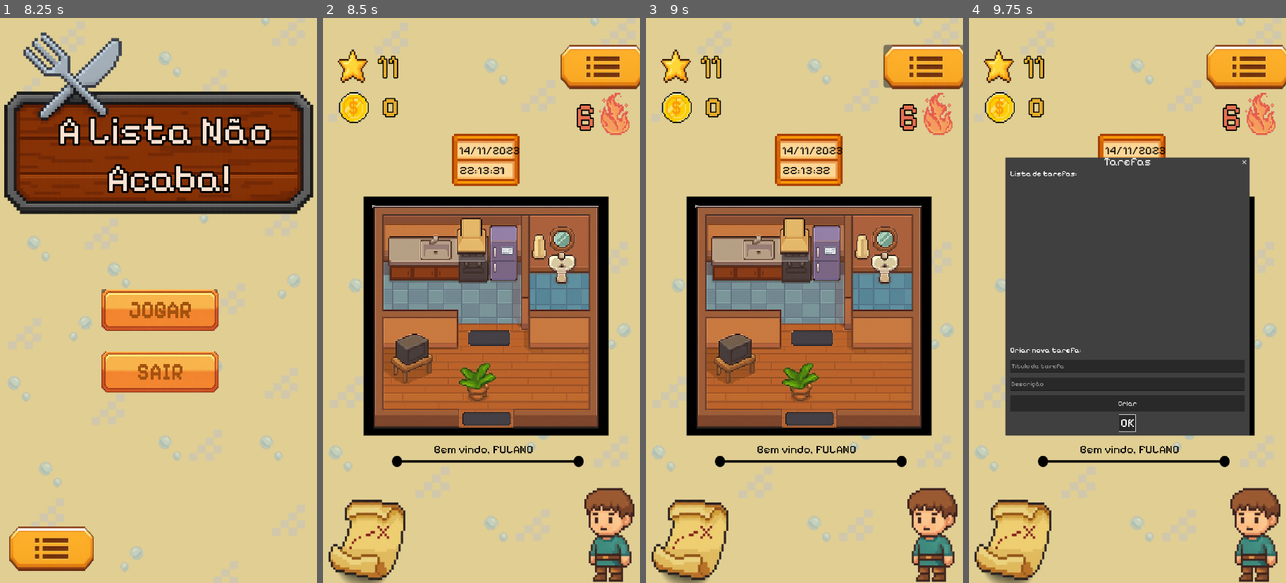
Above: before the commit, frames 1-4 (left to right).
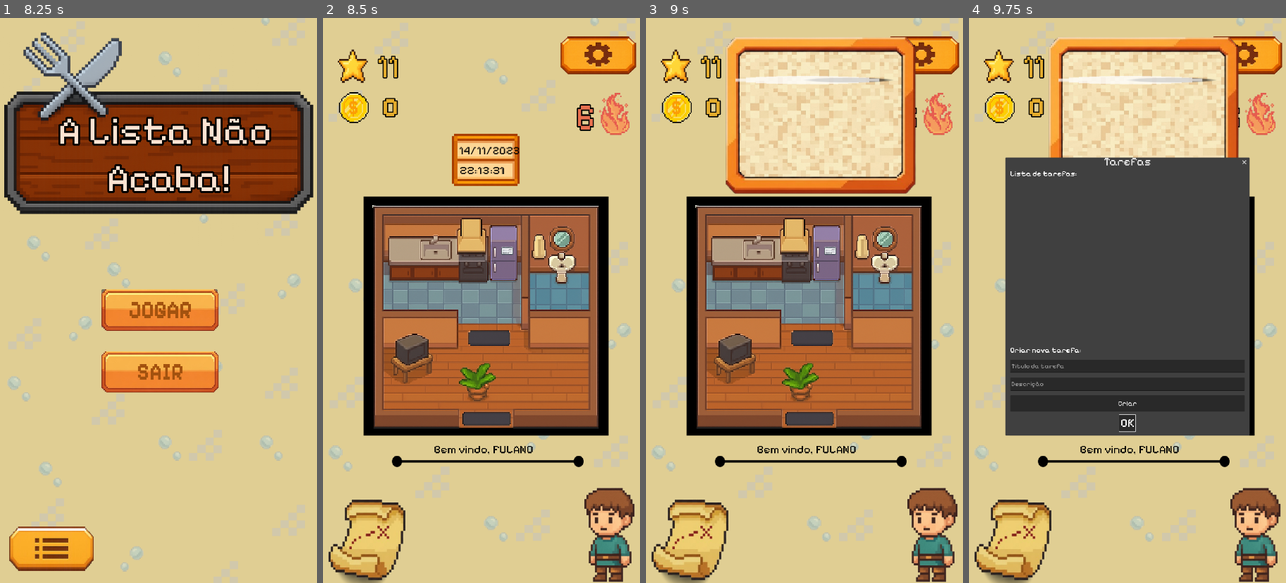
Above: after the commit, the same moments.

Repository: Guga-tab/a-lista-nao-acaba
Game: Godot game, scene res://scenes/title_screen.tscn
Same seed, same stepped clock (60 frames per second), same inputs: the game is played once before the commit and once after it. Sound files missing from this copy of the repository are replaced by a short silence.
Inputs (mouse positions are in pixels of both pictures, inside the frame that each line leads up to; where the layout moved, square brackets give the same spot in the first picture):
- Up to frame 1 (8.25 s): click (50, 549) at 0.5 s; click (158, 306) at 1.25 s; click (158, 306) at 2 s; click (158, 306) at 2.75 s; tap Enter at 3.5, 5, 6.5 s; tap Space at 4.25, 5.75, 7.25 s
- Up to frame 2 (8.5 s): no input
- Up to frame 3 (9 s): click (921, 57) [924, 68] at 8.75 s
- Up to frame 4 (9.75 s): click (1149, 249) at 9.5 s

Frame 1 is identical in both runs. In frame 2, 1.8% of the frame differs, in the area x 74-100%, y 3-13%; in frame 3, 15%, in the area x 25-100%, y 3-32%; in frame 4, 12%.
Error in both runs: Cannot call method 'change_scene_to_file' on a null value. (res://scenes/title_screen.tscn::GDScript_dc4i4:20)

Commit message:
Adicionada funcionalidade de áudio e botão de config

Diff:
--- /dev/null
+++ b/scenes/about_us_button.tscn
@@ -0,0 +1,20 @@
+[gd_scene format=3 uid="uid://ckifu2pos7a0i"]
+
+[ext_resource type="Texture2D" uid="uid://cyx4roqklcdff" path="res://assets/buttons/about_us_button.png" id="1_xrnc4"]
+
+[sub_resource type="StyleBoxEmpty" id="StyleBoxEmpty_vwsrf"]
+
+[node name="ConfigButton" type="Button" unique_id=624023024]
+offset_right = 93.0
+offset_bottom = 43.0
+scale = Vector2(2.9670353, 3.3958406)
+theme_override_styles/normal = SubResource("StyleBoxEmpty_vwsrf")
+
+[node name="TextureButton" type="TextureButton" parent="." unique_id=1525833253]
+layout_mode = 1
+offset_right = 464.0
+offset_bottom = 217.0
+scale = Vector2(0.20994882, 0.20448692)
+mouse_filter = 2
+texture_normal = ExtResource("1_xrnc4")
+stretch_mode = 0
--- a/scenes/config_button.tscn
+++ b/scenes/config_button.tscn
@@ -1,20 +1,15 @@
-[gd_scene format=3 uid="uid://ckifu2pos7a0i"]
+[gd_scene format=3 uid="uid://b4o65hf2pwtwi"]
 
-[ext_resource type="Texture2D" uid="uid://cyx4roqklcdff" path="res://assets/buttons/about_us_button.png" id="1_xrnc4"]
+[ext_resource type="Texture2D" uid="uid://dauvochpvnwim" path="res://assets/buttons/options.png" id="1_xrnc4"]
 
-[sub_resource type="StyleBoxEmpty" id="StyleBoxEmpty_vwsrf"]
+[sub_resource type="GDScript" id="GDScript_xrnc4"]
 
-[node name="ConfigButton" type="Button" unique_id=624023024]
-offset_right = 93.0
-offset_bottom = 43.0
-scale = Vector2(2.9670353, 3.3958406)
-theme_override_styles/normal = SubResource("StyleBoxEmpty_vwsrf")
+[node name="Button" type="Button" unique_id=1908190728]
+offset_right = 8.0
+offset_bottom = 8.0
+scale = Vector2(0.43295956, 0.42284745)
+icon = ExtResource("1_xrnc4")
+flat = true
+script = SubResource("GDScript_xrnc4")
 
-[node name="TextureButton" type="TextureButton" parent="." unique_id=1525833253]
-layout_mode = 1
-offset_right = 464.0
-offset_bottom = 217.0
-scale = Vector2(0.20994882, 0.20448692)
-mouse_filter = 2
-texture_normal = ExtResource("1_xrnc4")
-stretch_mode = 0
+[connection signal="pressed" from="." to="." method="_on_pressed"]
--- /dev/null
+++ b/scenes/config_screen.tscn
@@ -0,0 +1,44 @@
+[gd_scene format=3 uid="uid://dwowmumt2av71"]
+
+[ext_resource type="Texture2D" uid="uid://bm3nabjrlt5js" path="res://assets/backgrounds/popup_painting.png" id="1_jcmw3"]
+[ext_resource type="Texture2D" uid="uid://davmviu62b87o" path="res://assets/backgrounds/background_popup.jpg" id="2_0r3s7"]
+[ext_resource type="Script" uid="uid://c5ei2mu13gtbv" path="res://scripts/audio.gd" id="3_0r3s7"]
+
+[node name="Control" type="Control" unique_id=643388367]
+layout_mode = 3
+anchors_preset = 0
+
+[node name="CenterContainer" type="CenterContainer" parent="." unique_id=1538599101]
+layout_mode = 1
+offset_right = 1192.0
+offset_bottom = 650.0
+
+[node name="Border" type="TextureRect" parent="CenterContainer" unique_id=585734010]
+z_index = 3
+layout_mode = 2
+texture = ExtResource("1_jcmw3")
+
+[node name="Fill" type="TextureRect" parent="CenterContainer/Border" unique_id=523404426]
+z_index = -1
+layout_mode = 0
+offset_left = 308.0
+offset_top = 94.00001
+offset_right = 1332.0
+offset_bottom = 1118.0
+scale = Vector2(0.5534952, 0.44939572)
+texture = ExtResource("2_0r3s7")
+
+[node name="Audio" type="HSlider" parent="." unique_id=1539282833]
+z_index = 6
+layout_mode = 0
+offset_left = 550.0
+offset_top = 195.0
+offset_right = 558.0
+offset_bottom = 211.0
+scale = Vector2(35, 2)
+max_value = 1.0
+step = 0.01
+value = 1.0
+script = ExtResource("3_0r3s7")
+
+[connection signal="value_changed" from="Audio" to="Audio" method="_on_value_changed"]
--- a/scenes/home.tscn
+++ b/scenes/home.tscn
@@ -141,13 +141,6 @@
 texture = ExtResource("9_ip4d6")
 expand_mode = 1
 
-[node name="ConfigButton" parent="." unique_id=624023024 instance=ExtResource("10_wa5vk")]
-layout_mode = 0
-offset_left = 809.0
-offset_top = 91.0
-offset_right = 902.0
-offset_bottom = 134.0
-
 [node name="Map" parent="." unique_id=578311879 instance=ExtResource("10_dch01")]
 layout_mode = 0
 offset_left = -12.999998
@@ -199,4 +192,13 @@
 scale = Vector2(4.22471, 3.4033787)
 label_settings = SubResource("LabelSettings_aish6")
 
+[node name="ConfigButton" parent="." unique_id=885958001 instance=ExtResource("17_aish6")]
+layout_mode = 0
+offset_left = 804.0
+offset_top = 42.0
+offset_right = 1424.0
+offset_bottom = 458.0
+script = null
+
 [connection signal="pressed" from="Bg/Room/CalendarButton" to="." method="_on_calendar_button_pressed"]
+[connection signal="pressed" from="ConfigButton" to="." method="_on_config_button_pressed"]
--- a/scenes/title_screen.tscn
+++ b/scenes/title_screen.tscn
@@ -3,7 +3,7 @@
 [ext_resource type="Texture2D" uid="uid://d1mcvdnwgt5pv" path="res://assets/backgrounds/bg.png" id="2_dc4i4"]
 [ext_resource type="FontFile" uid="uid://dncemyjponlf" path="res://fonts/Pixelify_Sans/PixelifySans-VariableFont_wght.ttf" id="3_mgrm8"]
 [ext_resource type="PackedScene" uid="uid://cofoos0b4poqc" path="res://scenes/default_button.tscn" id="4_3yumr"]
-[ext_resource type="PackedScene" uid="uid://ckifu2pos7a0i" path="res://scenes/config_button.tscn" id="5_dc4i4"]
+[ext_resource type="PackedScene" uid="uid://ckifu2pos7a0i" path="res://scenes/about_us_button.tscn" id="5_dc4i4"]
 [ext_resource type="AudioStream" uid="uid://b04mfdmkotnw7" path="res://assets/sounds/click_sound.mp3" id="6_e54dn"]
 
 [sub_resource type="GDScript" id="GDScript_dc4i4"]
--- /dev/null
+++ b/scripts/audio.gd
@@ -0,0 +1,6 @@
+extends Control
+
+var master_bus_index = AudioServer.get_bus_index("Master")
+
+func _on_value_changed(value: float) -> void:
+	AudioServer.set_bus_volume_db(master_bus_index, linear_to_db(value))
--- a/scripts/home.gd
+++ b/scripts/home.gd
@@ -9,6 +9,7 @@
 # ========================
 # Nodes of scene
 # ========================
+@onready var PopUp = preload("res://scenes/config_screen.tscn")
 @onready var btn_calendar = $Bg/Room/CalendarButton
 @onready var vbox_tasks = $VBoxTasks
 @onready var coin_label = $Bg/Coin/CoinLabel
@@ -147,3 +148,10 @@
 func on_task_complete():
 	update_coin_label()
 	TaskService.update_list(vbox_tasks, self)
+
+
+
+
+func _on_config_button_pressed() -> void:
+	var pop_up = PopUp.instantiate()
+	add_child(pop_up)
Binary file added: assets/buttons/options.png
Not shown, added: assets/buttons/options.png.import
Not shown: 1 places in scenes/home.tscn that only renumber resources
Not shown, added: scripts/audio.gd.uid
